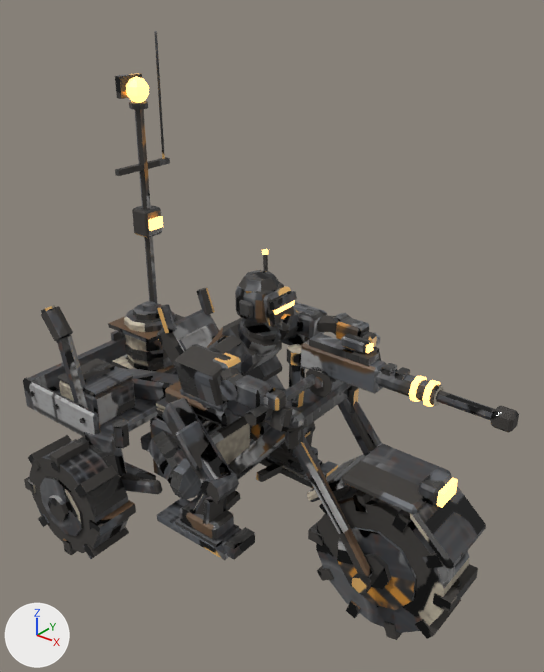
Renders of the Blender file art/models/vanguard.scout.blend from each side of a commit.
The view is the same before and after, from a camera (50 mm lens) standing at (0.819, -0.921, 1.05) and looking at (0.061, 0.028, 0.462). Arrows for +X, +Y and +Z are at lower left; the lights stay in place. The first picture is the older version.

The scene before the commit, as lines of its bpy script (objects in view):
```python
me_body = bpy.data.meshes.new('body')
me_body.from_pydata(...)  # 3138 vertices, 2703 faces; spans x -0.42..0.454, y -0.237..0.239, z 0.001..0.82
# faces by material slot: [2600, 103]
me_body.materials.append(mat_outrider)
me_body.materials.append(mat_lamp)  # orange #f3bf6f, glowing orange #ffc46c
ob_body = bpy.data.objects.new('body', me_body)
ob_body.location = (0.0, 0.0, 0.0)
ob_body.scale = (1.15, 1.15, 1.15)
```
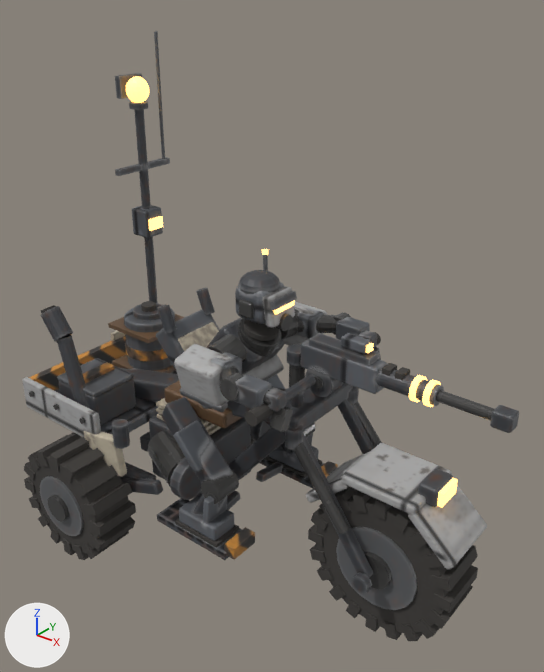
Location of each change, (x1, y1, x2, y2) in pixels of the pictures (544 x 672 px):
'body', reshaped
    before: (23, 31, 519, 640)
    after: (22, 31, 519, 641)
part 1 of me_body, added
    after: (431, 545, 478, 591)
part 2 of me_body, added
    after: (374, 499, 391, 520)
part 3 of me_body, added
    after: (335, 487, 357, 512)
part 4 of me_body, added
    after: (311, 508, 328, 531)
part 5 of me_body, added
    after: (310, 544, 326, 562)
part 6 of me_body, added
    after: (329, 585, 346, 601)
part 7 of me_body, added
    after: (365, 613, 380, 632)
part 8 of me_body, added
    after: (400, 624, 422, 641)
part 9 of me_body, added
    after: (426, 586, 473, 629)
part 10 of me_body, added
    after: (84, 482, 132, 516)
part 11 of me_body, added
    after: (63, 448, 104, 483)
part 12 of me_body, added
    after: (37, 432, 81, 466)
part 13 of me_body, added
    after: (24, 461, 35, 480)
part 14 of me_body, added
    after: (29, 496, 41, 509)
part 15 of me_body, added
    after: (50, 528, 60, 544)
part 16 of me_body, added
    after: (74, 545, 89, 560)
part 17 of me_body, added
    after: (88, 516, 135, 551)
part 18 of me_body, built on
    before: (238, 272, 276, 293)
    after: (22, 31, 519, 633)
part 19 of me_body, surface changed
    both: (23, 73, 519, 639)

Patch to the scene script:
```diff
--- a/art/models/vanguard.scout.blend.py
+++ b/art/models/vanguard.scout.blend.py
@@ me_body @@
 # used by ob_body; location = (0.0, 0.0, 0.0); scale = (1.15, 1.15, 1.15)
-me_body.from_pydata(...)  # 3138 vertices, 2703 faces; spans x -0.42..0.454, y -0.237..0.239, z 0.001..0.82
+me_body.from_pydata(...)  # 8816 vertices, 7740 faces; spans x -0.42..0.454, y -0.237..0.239, z 0.001..0.82
+# me_body part 1: the loose piece of 8 vertices spanning x 0.395..0.421, y -0.043..0.043, z 0.113..0.131 is copied, and the copy is turned -18 degrees about the y axis through its middle, then moved by (-0.005, 0.0, 0.033); it spans x 0.388..0.418, y -0.043..0.043, z 0.143..0.168
+# me_body part 2: a new loose piece, a box spanning x 0.291..0.309, y -0.043..0.043, z 0.217..0.243, in mat_outrider
+# me_body part 3: the loose piece of 8 vertices spanning x 0.254..0.279, y -0.043..0.043, z 0.21..0.24 is copied, and the copy is turned -18 degrees about the y axis through its middle, then moved by (-0.03, 0.0, -0.015); it spans x 0.222..0.251, y -0.043..0.043, z 0.194..0.225
+# me_body part 4: the loose piece of 8 vertices spanning x 0.179..0.205, y -0.043..0.043, z 0.113..0.131 is copied, and the copy is turned 18 degrees about the y axis through its middle, then moved by (0.005, 0.0, 0.033); it spans x 0.182..0.212, y -0.043..0.043, z 0.143..0.168
+# me_body part 5: the loose piece of 8 vertices spanning x 0.179..0.205, y -0.043..0.043, z 0.113..0.131 is copied, and the copy is turned -18 degrees about the y axis through its middle, then moved by (0.005, 0.0, -0.033); it spans x 0.182..0.212, y -0.043..0.043, z 0.076..0.101
+# me_body part 6: the loose piece of 8 vertices spanning x 0.254..0.279, y -0.043..0.043, z 0.004..0.034 is copied, and the copy is turned 18 degrees about the y axis through its middle, then moved by (-0.03, 0.0, 0.015); it spans x 0.222..0.251, y -0.043..0.043, z 0.019..0.05
+# me_body part 7: a new loose piece, a box spanning x 0.291..0.309, y -0.043..0.043, z 0.001..0.027, in mat_outrider
+# me_body part 8: the loose piece of 8 vertices spanning x 0.321..0.346, y -0.043..0.043, z 0.004..0.034 is copied, and the copy is turned -18 degrees about the y axis through its middle, then moved by (0.03, 0.0, 0.015); it spans x 0.349..0.378, y -0.043..0.043, z 0.019..0.05
+# me_body part 9: the loose piece of 8 vertices spanning x 0.395..0.421, y -0.043..0.043, z 0.113..0.131 is copied, and the copy is turned 18 degrees about the y axis through its middle, then moved by (-0.005, 0.0, -0.033); it spans x 0.388..0.418, y -0.043..0.043, z 0.076..0.101
+# me_body part 10: the loose piece of 8 vertices spanning x -0.125..-0.099, y -0.228..-0.152, z 0.093..0.111 is copied, and the copy is turned -22.5 degrees about the y axis through its middle, then moved by (-0.007, 0.0, 0.034); it spans x -0.134..-0.103, y -0.228..-0.152, z 0.122..0.149
+# me_body part 11: the loose piece of 8 vertices spanning x -0.209..-0.191, y -0.228..-0.152, z 0.177..0.203 is copied, and the copy is turned 22.5 degrees about the y axis through its middle, then moved by (0.034, 0.0, -0.007); it spans x -0.18..-0.153, y -0.228..-0.152, z 0.168..0.199
+# me_body part 12: the loose piece of 8 vertices spanning x -0.209..-0.191, y -0.228..-0.152, z 0.177..0.203 is copied, and the copy is turned -22.5 degrees about the y axis through its middle, then moved by (-0.034, 0.0, -0.007); it spans x -0.247..-0.22, y -0.228..-0.152, z 0.168..0.199
+# me_body part 13: the loose piece of 8 vertices spanning x -0.301..-0.275, y -0.228..-0.152, z 0.093..0.111 is copied, and the copy is turned 22.5 degrees about the y axis through its middle, then moved by (0.007, 0.0, 0.034); it spans x -0.297..-0.266, y -0.228..-0.152, z 0.122..0.149
+# me_body part 14: the loose piece of 8 vertices spanning x -0.301..-0.275, y -0.228..-0.152, z 0.093..0.111 is copied, and the copy is turned -22.5 degrees about the y axis through its middle, then moved by (0.007, 0.0, -0.034); it spans x -0.297..-0.266, y -0.228..-0.152, z 0.055..0.082
+# me_body part 15: the loose piece of 8 vertices spanning x -0.209..-0.191, y -0.228..-0.152, z 0.001..0.027 is copied, and the copy is turned 22.5 degrees about the y axis through its middle, then moved by (-0.034, 0.0, 0.007); it spans x -0.247..-0.22, y -0.228..-0.152, z 0.005..0.036
+# me_body part 16: the loose piece of 8 vertices spanning x -0.209..-0.191, y -0.228..-0.152, z 0.001..0.027 is copied, and the copy is turned -22.5 degrees about the y axis through its middle, then moved by (0.034, 0.0, 0.007); it spans x -0.18..-0.153, y -0.228..-0.152, z 0.005..0.036
+# me_body part 17: the loose piece of 8 vertices spanning x -0.125..-0.099, y -0.228..-0.152, z 0.093..0.111 is copied, and the copy is turned 22.5 degrees about the y axis through its middle, then moved by (-0.007, 0.0, -0.034); it spans x -0.134..-0.103, y -0.228..-0.152, z 0.055..0.082
+# me_body part 18: 4 vertices removed from x 0.033..0.064, y -0.016, z 0.48..0.508; 5474 vertices added at x -0.419..0.453, y -0.237..0.239, z 0.014..0.82
+# me_body part 19: 664 kept faces spanning x -0.42..0.454, y -0.228..0.228, z 0.001..0.753 get new texture (UV) coordinates
+# other edits to the shape of me_body do not show in these pictures
 me_body.materials.append(mat_outrider)
```
